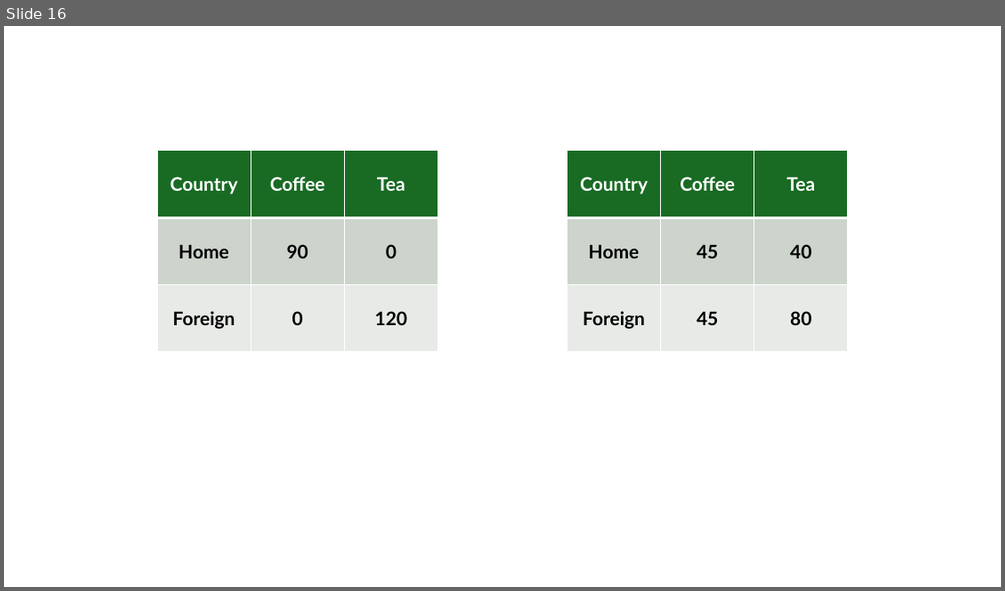
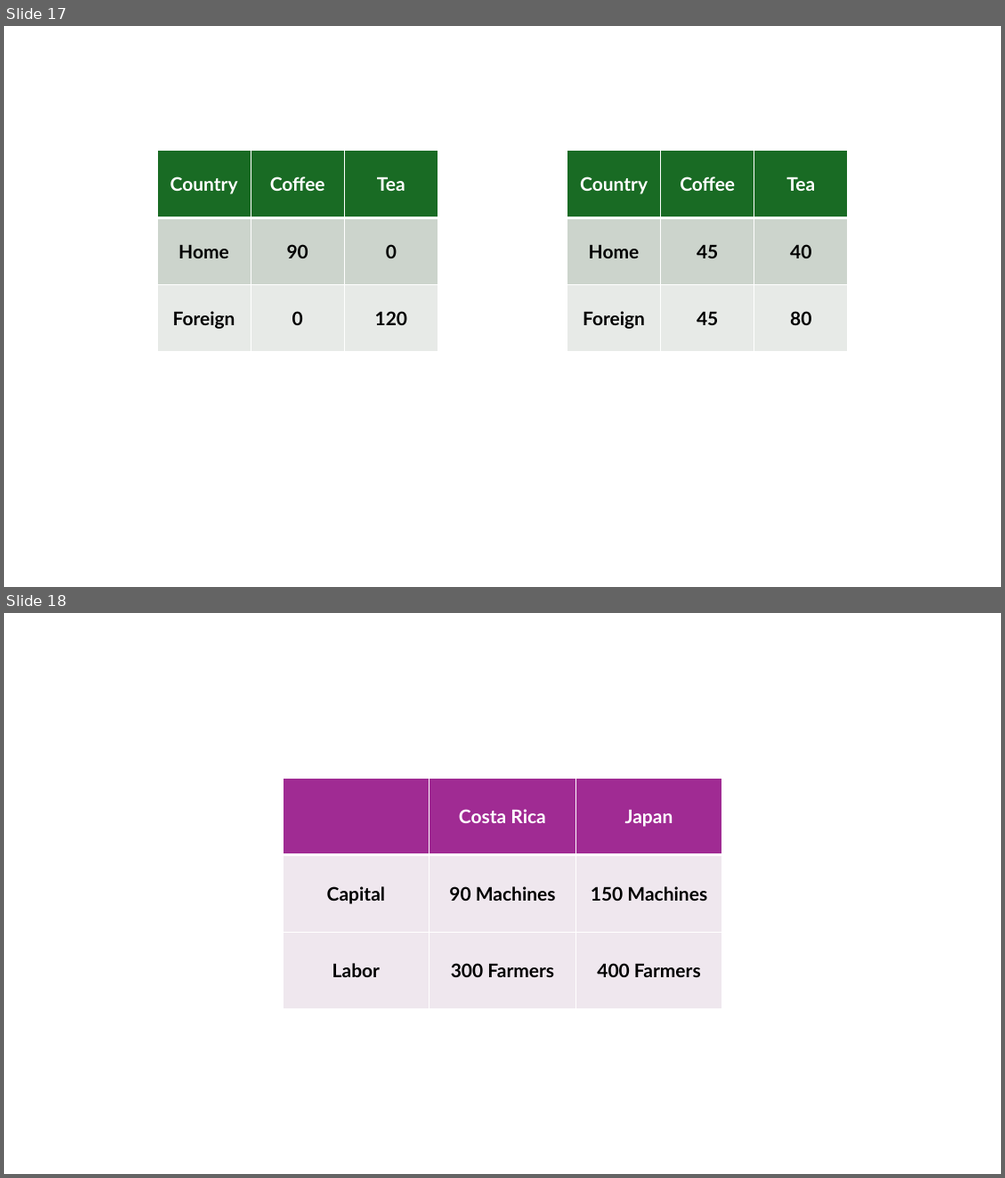
Before and after one commit to jrojas1003/EC-380-Intl-Econ-Issues, a slide deck: Slides/graph-creator.pptx. Shown one above the other, each under a label of ours: slide 16 before the commit, slides 17 and 18 after it. The pictures are 1005x591 and 1005x1178 pixels, drawn with LibreOffice and Linux fonts; fonts in the diff are those of the drawing. Boxes give left, top, right and bottom in pixels: in the first picture for what was removed or moved away, otherwise in the second. Text is boxed around its words. In the diff, an @@ line names an element or a change of style, - is before the commit and + after.

```diff
--- a/Slides/graph-creator.pptx
+++ b/Slides/graph-creator.pptx
@@ slide 18 added at (4, 613, 1001, 1174), background #FFFFFF @@
@@ table added at (283, 779, 722, 1008), 3 rows, 3 columns @@
+ | Costa Rica | Japan
+Capital | 90 Machines | 150 Machines
+Labor | 300 Farmers | 400 Farmers
@@ what was slide 16 is now slide 17 @@
```
Also in this commit, not shown: 8 other slides added.
